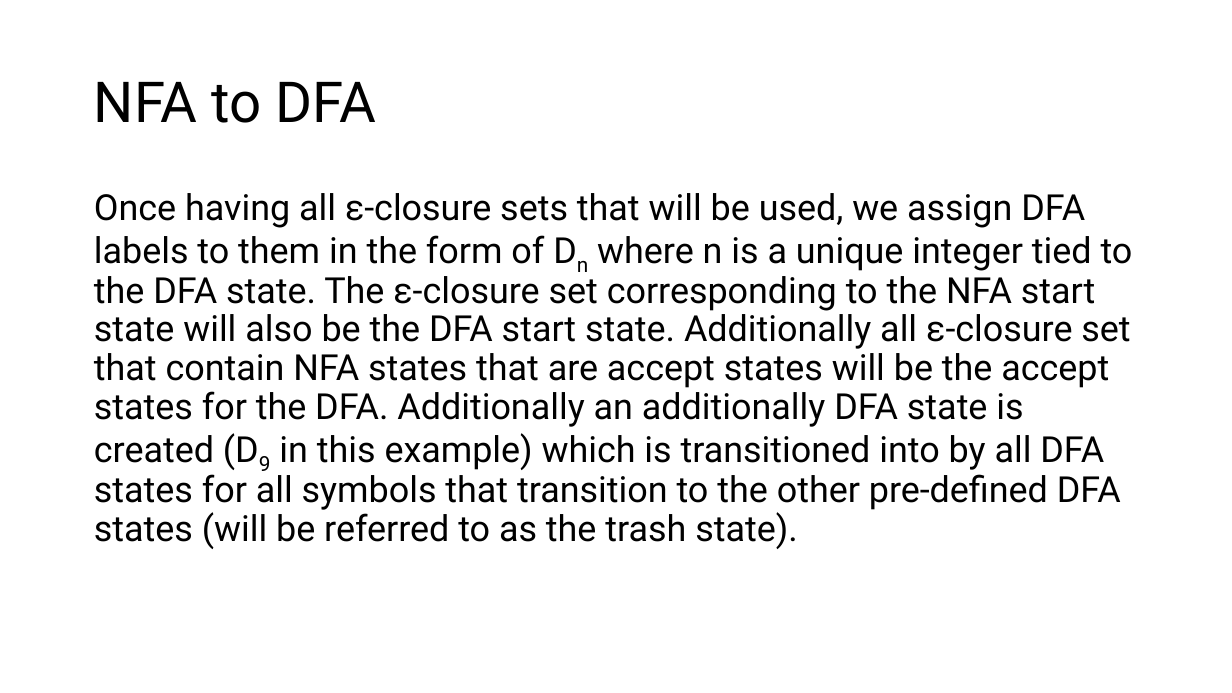
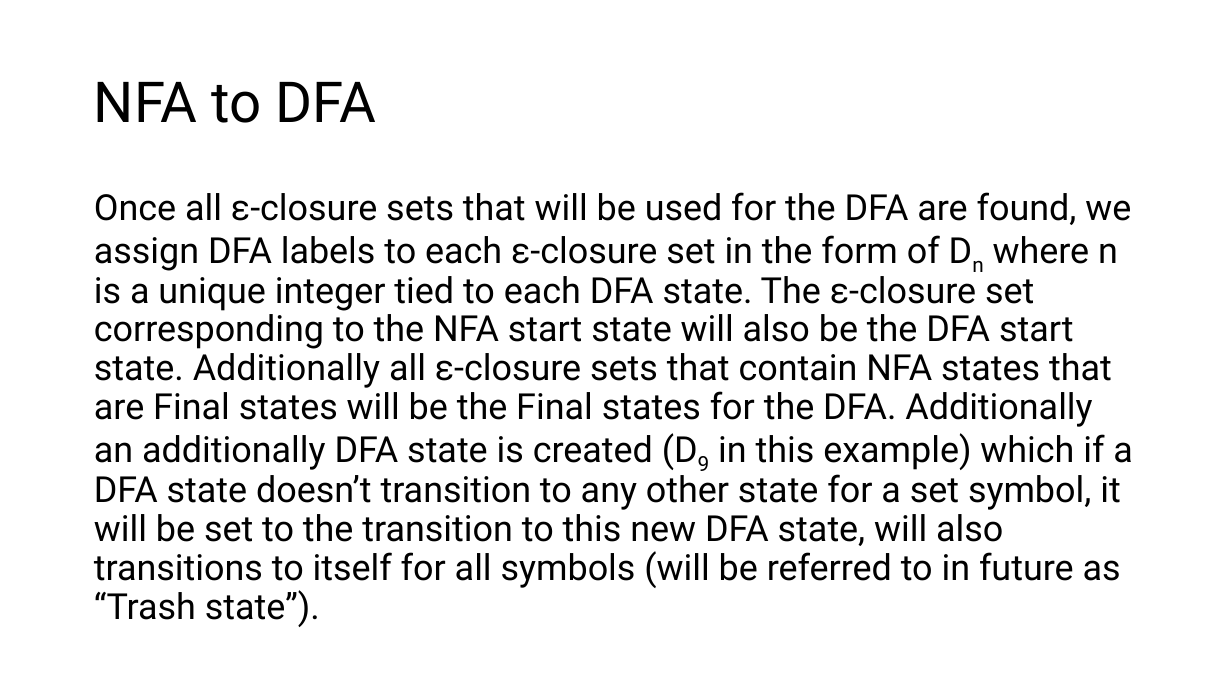
Before and after one commit to Danieldv-s/Research-Materials, a slide deck: slide 37 of Syntax-Analysis/Section2.13Expansion.pptx. Drawn at 1232x693 pixels with LibreOffice and Linux fonts; fonts in the diff are those of the drawing. Boxes give left, top, right and bottom in pixels: in the first picture for what was removed or moved away, otherwise in the second. Text is boxed around its words. In the diff, an @@ line names an element or a change of style, - is before the commit and + after.

```diff
--- a/Syntax-Analysis/Section2.13Expansion.pptx
+++ b/Syntax-Analysis/Section2.13Expansion.pptx
@@ text at (94,192,1133,627): text changed @@
-Once having all ε-closure sets that will be used, we assign DFA labels to them in the form of Dn where n is a unique integer tied to the DFA state. The ε-closure set corresponding to the NFA start state will also be the DFA start state. Additionally all ε-closure set that contain NFA states that are accept states will be the accept states for the DFA. Additionally an additionally DFA state is created (D9 in this example) which is transitioned into by all DFA states for all symbols that transition to the other pre-defined DFA states (will be referred to as the trash state).
+Once all ε-closure sets that will be used for the DFA are found, we assign DFA labels to each ε-closure set in the form of Dn where n is a unique integer tied to each DFA state. The ε-closure set corresponding to the NFA start state will also be the DFA start state. Additionally all ε-closure sets that contain NFA states that are Final states will be the Final states for the DFA. Additionally an additionally DFA state is created (D9 in this example) which if a DFA state doesn’t transition to any other state for a set symbol, it will be set to the transition to this new DFA state, will also transitions to itself for all symbols (will be referred to in future as “Trash state”).
```
Also in this commit, not shown: 43 other slides changed.
